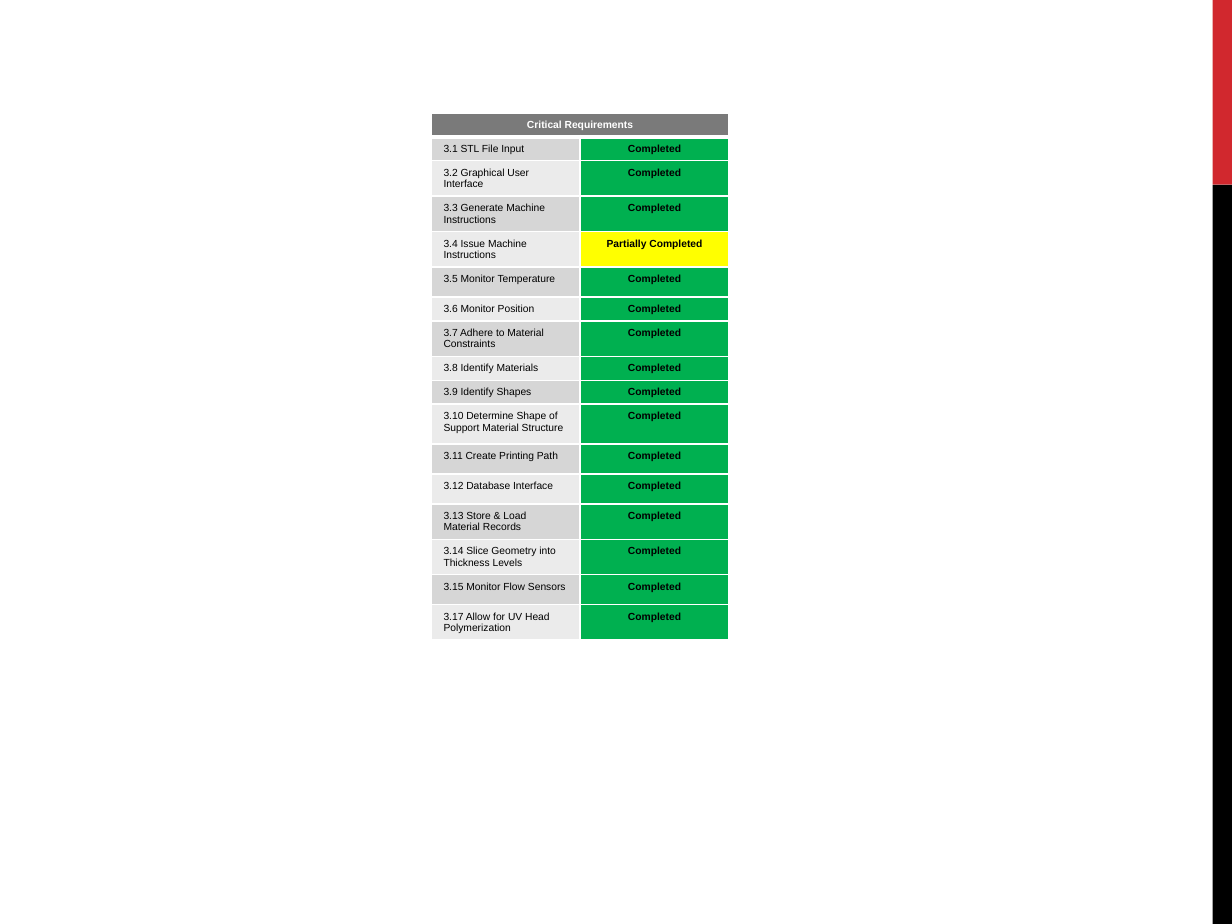
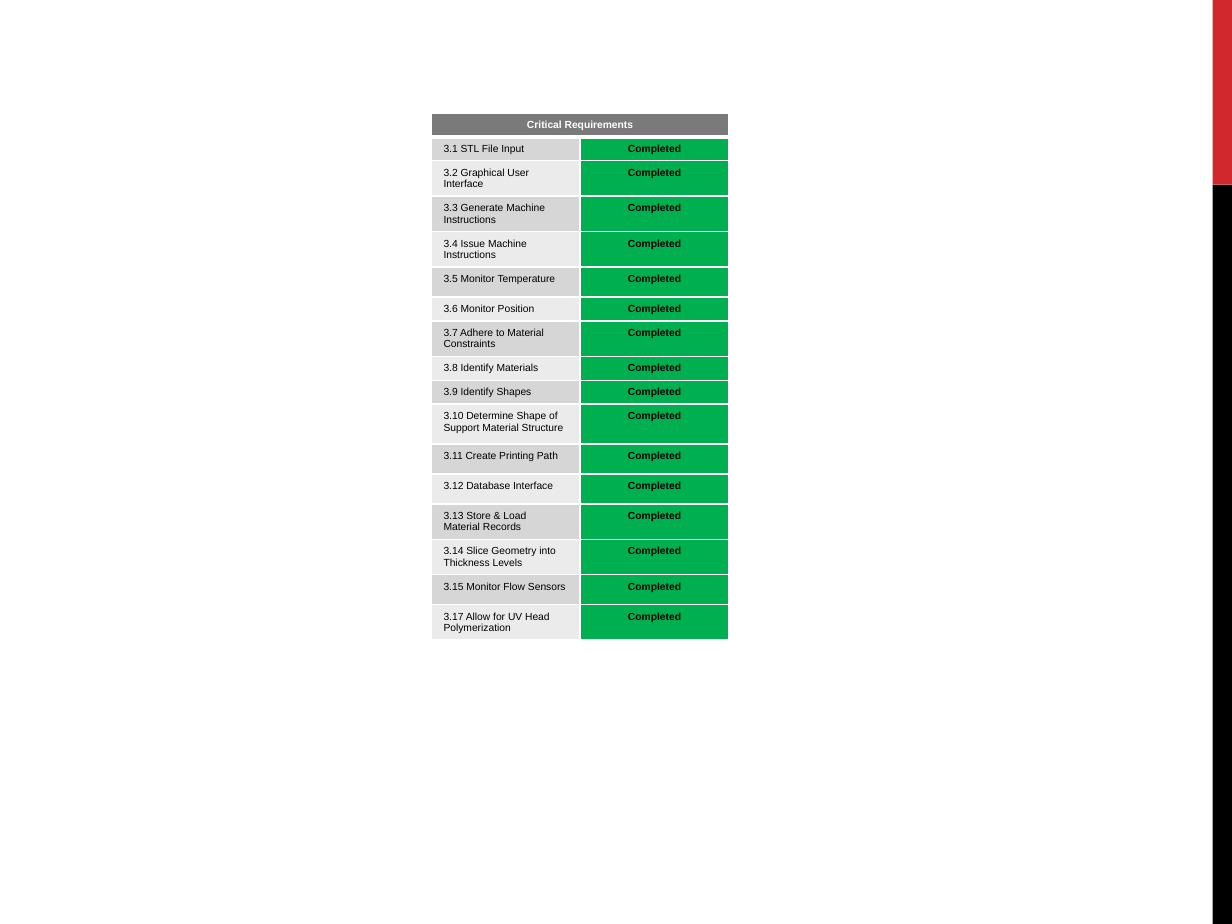
Before and after one commit to qpHalcy0n/SRDesign, a slide deck: slide 4 of Presentation Display/Trifold.pptx. Drawn at 1232x924 pixels with LibreOffice and Linux fonts; fonts in the diff are those of the drawing. Boxes give left, top, right and bottom in pixels: in the first picture for what was removed or moved away, otherwise in the second. Text is boxed around its words. In the diff, an @@ line names an element or a change of style, - is before the commit and + after.

```diff
--- a/Presentation Display/Trifold.pptx
+++ b/Presentation Display/Trifold.pptx
@@ table at <box>431,113,729,655</box> @@
-row 5, column 2: Partially Completed
+row 5, column 2: Completed
@@ fill #FFFF00 to #00B050 in row 5, column 2 @@
```
Also in this commit, not shown: 2 other slides changed, 2 other files.
